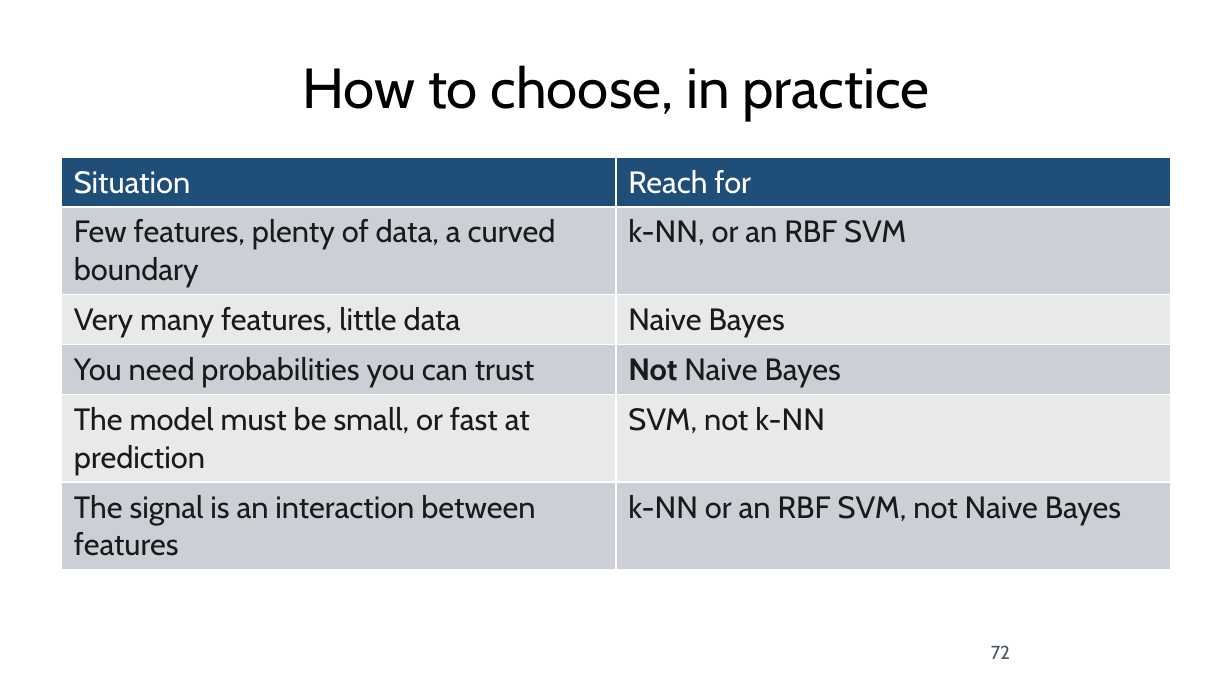
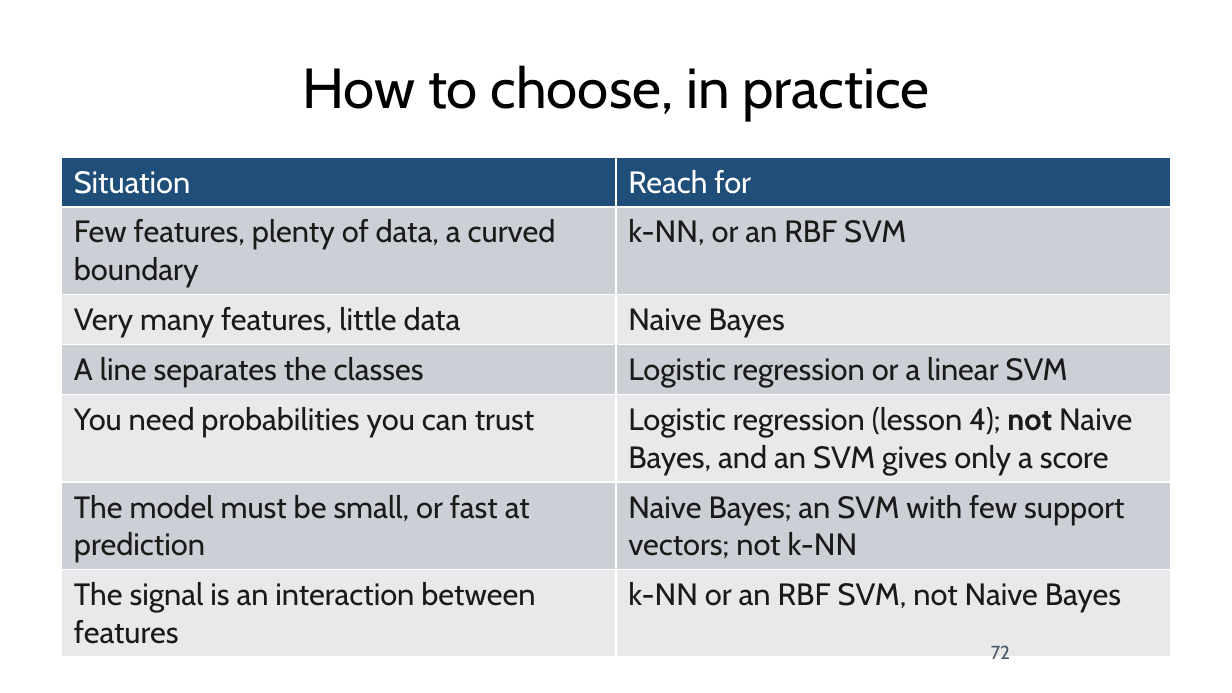
Before and after one commit to fabioantonini/technologies-for-artificial-intelligence, a slide deck: slide 72 of Lessons/06_knn_naive_bayes_svm/Slides/knn_naive_bayes_svm_slides.pptx. Drawn at 1232x693 pixels with LibreOffice and Linux fonts; fonts in the diff are those of the drawing; background and template pictures are left out. Boxes give left, top, right and bottom in pixels: in the first picture for what was removed or moved away, otherwise in the second. Text is boxed around its words. In the diff, an @@ line names an element or a change of style, - is before the commit and + after.

```diff
--- a/Lessons/06_knn_naive_bayes_svm/Slides/knn_naive_bayes_svm_slides.pptx
+++ b/Lessons/06_knn_naive_bayes_svm/Slides/knn_naive_bayes_svm_slides.pptx
@@ table at [62, 158, 1170, 648] @@
-row 4: You need probabilities you can trust | Not Naive Bayes
-row 5: The model must be small, or fast at prediction | SVM, not k-NN
+row 4: A line separates the classes | Logistic regression or a linear SVM
+row 5: You need probabilities you can trust | Logistic regression (lesson 4); not Naive Bayes, and an SVM gives only a score
+row 6: The model must be small, or fast at prediction | Naive Bayes; an SVM with few support vectors; not k-NN
```
Also in this commit, not shown: 2 other slides changed, 6 other files.
